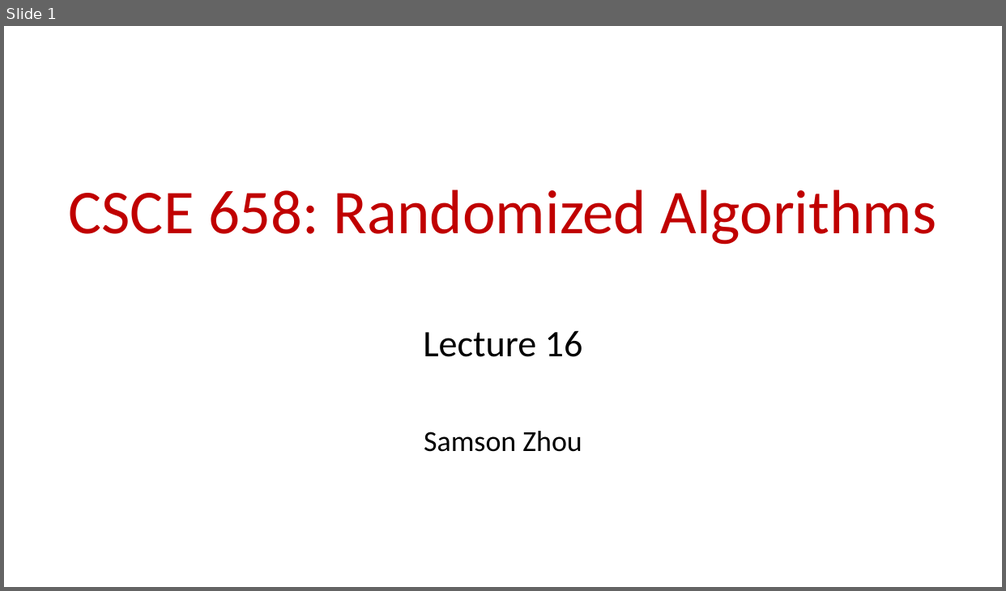
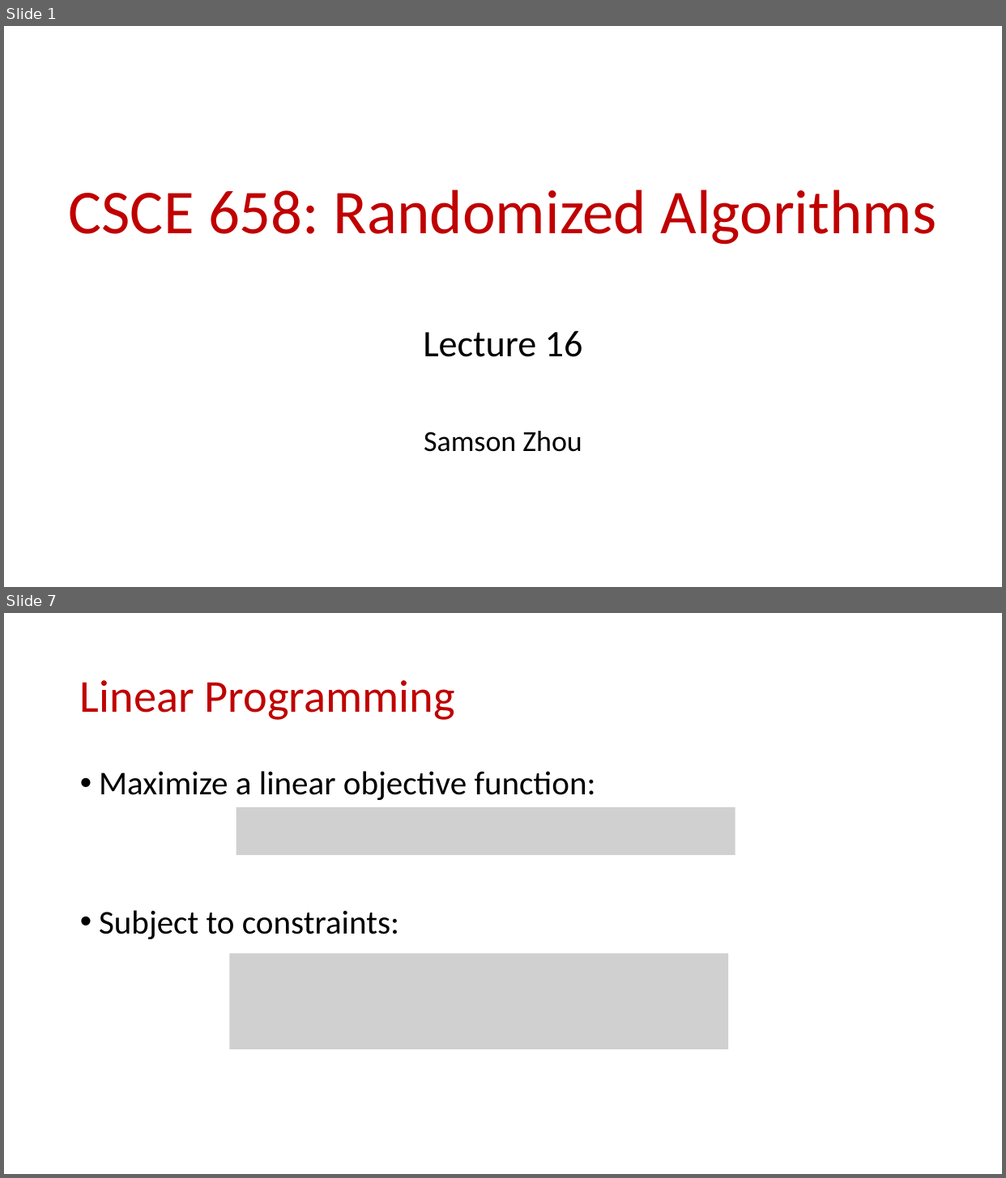
Before and after one commit to samsonzhou/samsonzhou.github.io, a slide deck: CSCE658-S24/L16.pptx. Shown one above the other, each under a label of ours: slide 1 before the commit, slides 1 and 7 after it; the slides between them are not shown. The pictures are 1006x591 and 1006x1178 pixels, drawn with LibreOffice and Linux fonts; fonts in the diff are those of the drawing; grey boxes stand for pictures. Boxes give left, top, right and bottom in pixels: in the first picture for what was removed or moved away, otherwise in the second. Text is boxed around its words. In the diff, an @@ line names an element or a change of style, - is before the commit and + after.

```diff
--- a/CSCE658-S24/L16.pptx
+++ b/CSCE658-S24/L16.pptx
@@ slide 7 added at bbox=[4, 613, 1002, 1174], background #FFFFFF @@
@@ title added at bbox=[80, 680, 455, 720], 44 pt, text #C00000 @@
+Linear Programming
@@ text added at bbox=[99, 771, 596, 939], 32 pt, text #000000 @@
+• Maximize a linear objective function:
+• Subject to constraints:
@@ picture added at bbox=[236, 807, 735, 855] @@
@@ picture added at bbox=[229, 954, 729, 1050] @@
```
Also in this commit, not shown: 6 slides changed, 25 other slides added.
